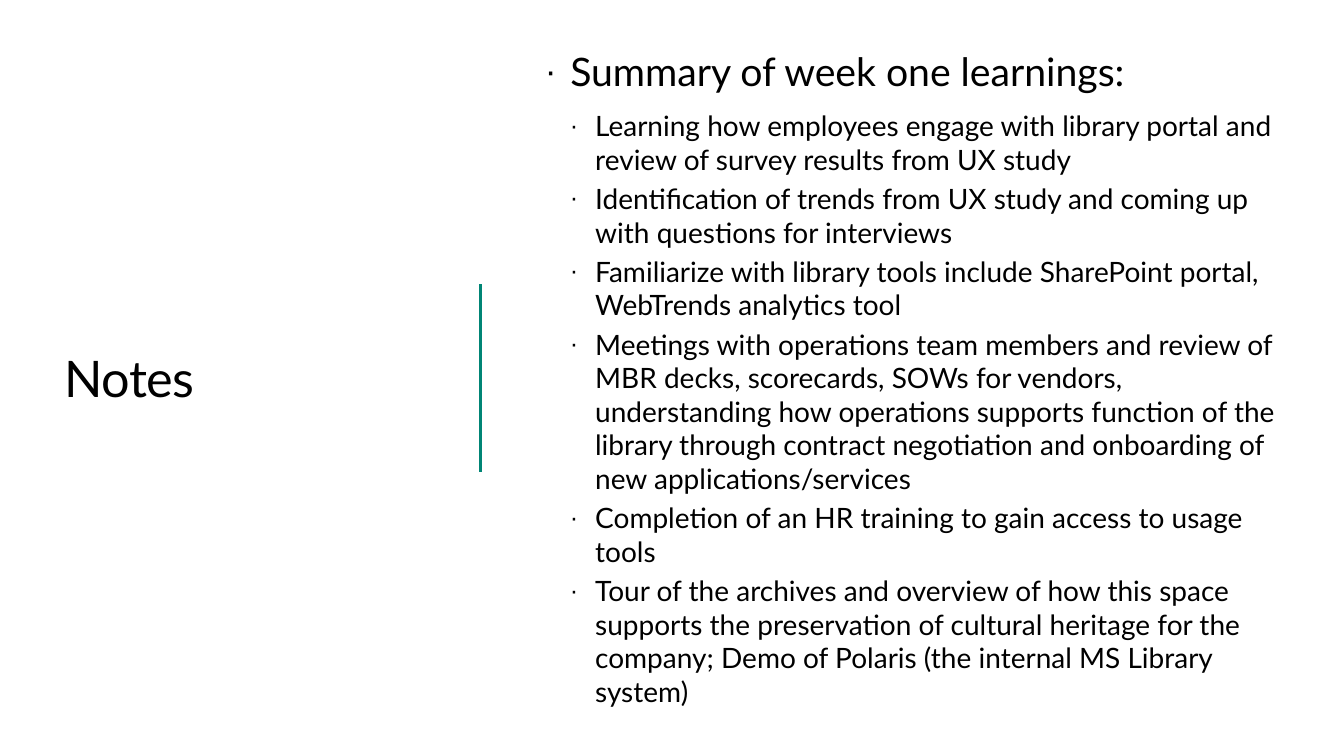
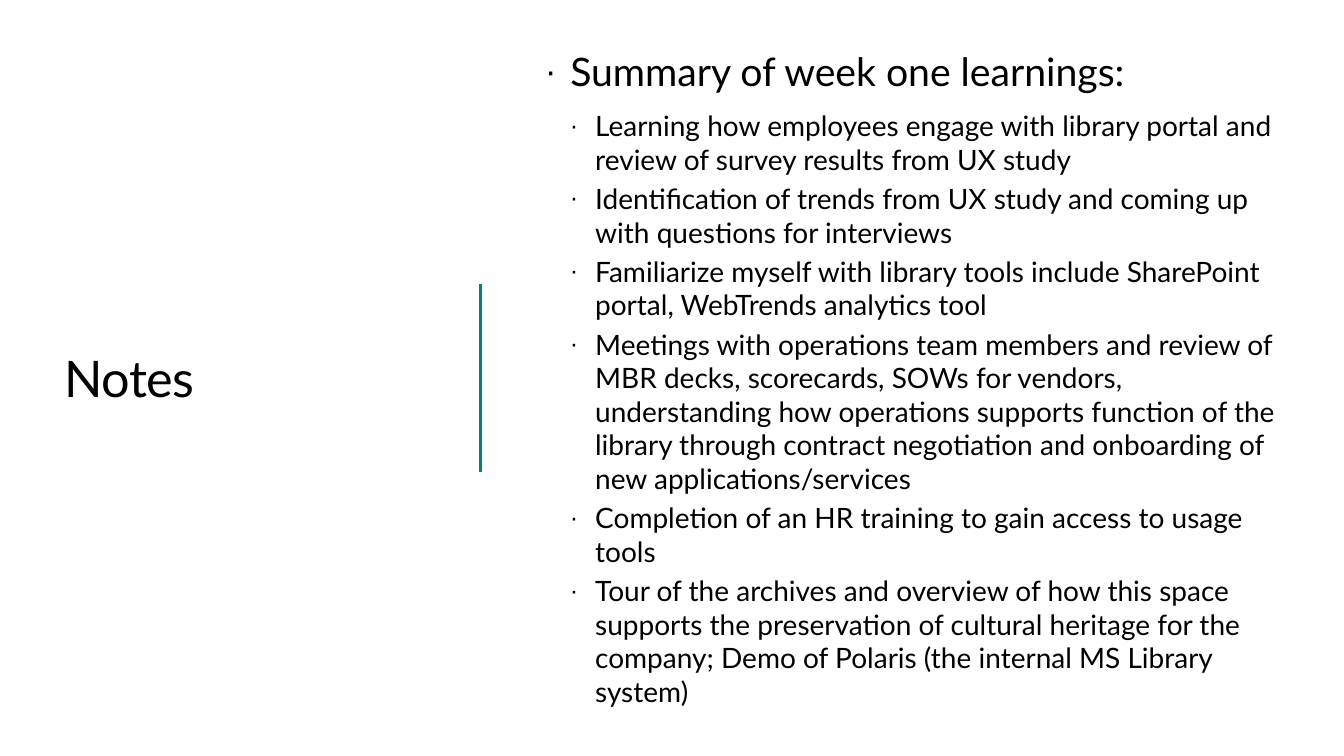
Before and after one commit to ewhinihan/dfw_mslibrary, a slide deck: slide 5 of DFW_MSLibraryArchives_WeeklyLearnings.pptx. Drawn at 1344x756 pixels with LibreOffice and Linux fonts; fonts in the diff are those of the drawing; background and template pictures are left out. Boxes give left, top, right and bottom in pixels: in the first picture for what was removed or moved away, otherwise in the second. Text is boxed around its words. In the diff, an @@ line names an element or a change of style, - is before the commit and + after.

```diff
--- a/DFW_MSLibraryArchives_WeeklyLearnings.pptx
+++ b/DFW_MSLibraryArchives_WeeklyLearnings.pptx
@@ text at (x1=595, y1=261, x2=1260, y2=320): text changed @@
-  · Familiarize with library tools include SharePoint portal, WebTrends analytics tool
+  · Familiarize myself with library tools include SharePoint portal, WebTrends analytics tool
```
Also in this commit, not shown: 10 other slides changed, 1 slide added, 1 slide removed.
